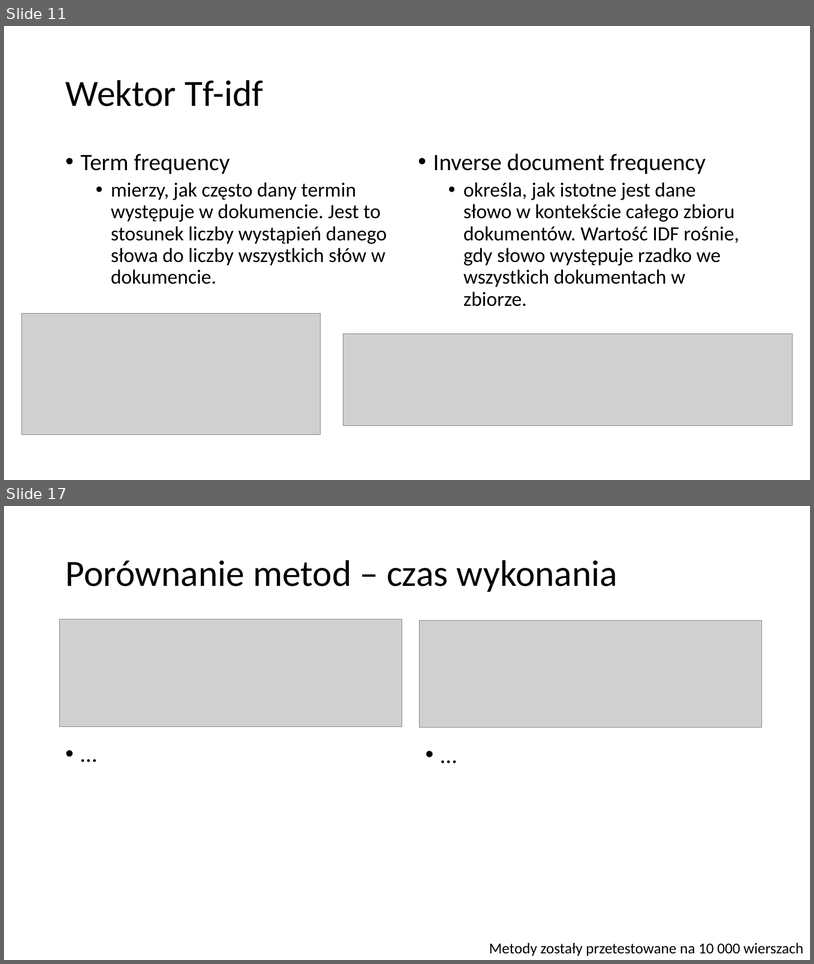
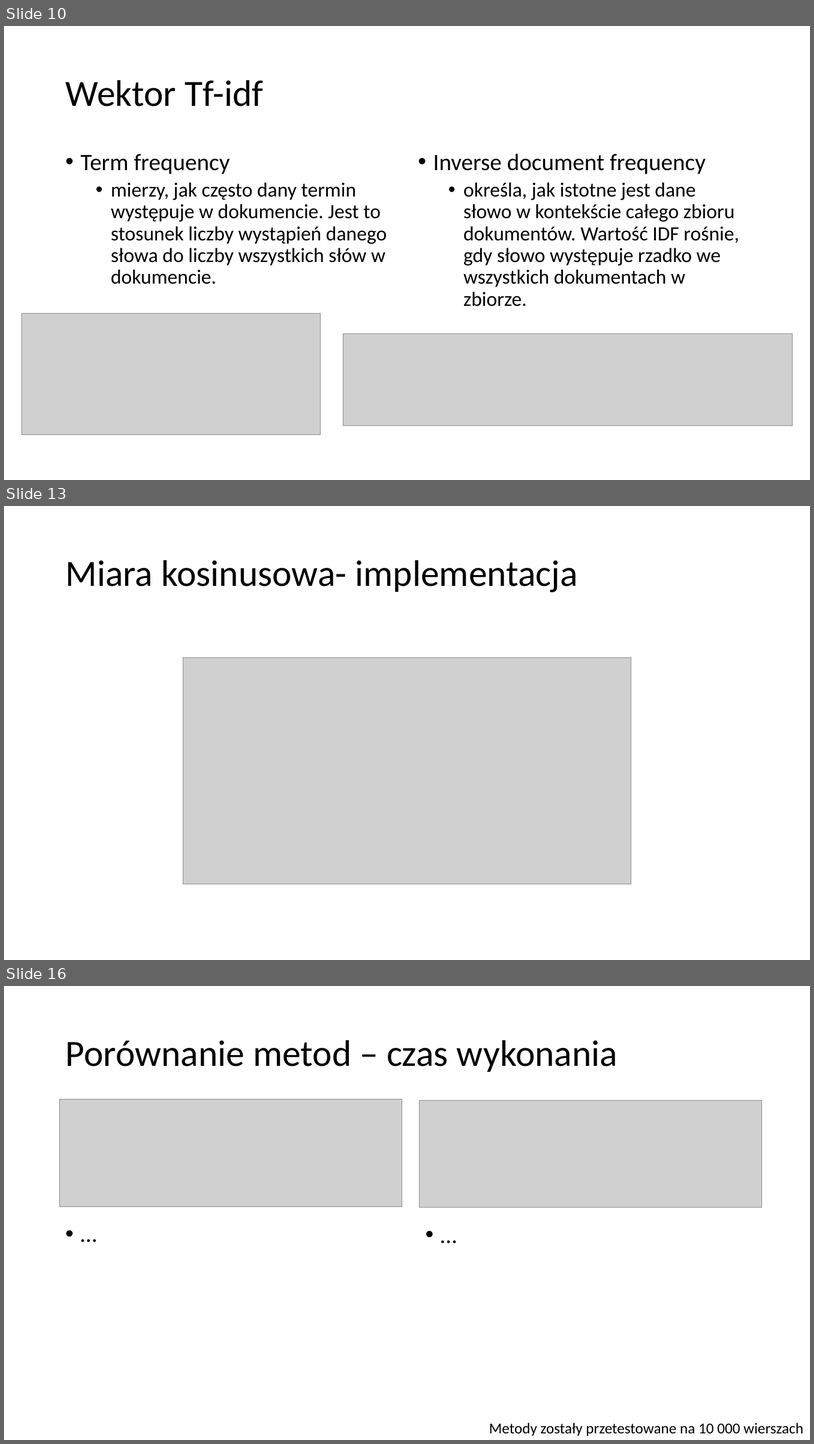
Before and after one commit to pgarwol/MovieRecommender, a slide deck: RekomendacjaFilmu.pptx. Shown one above the other, each under a label of ours: slides 11 and 17 before the commit, slides 10, 13 and 16 after it; the slides between them are not shown. The pictures are 814x964 and 814x1444 pixels, drawn with LibreOffice and Linux fonts; fonts in the diff are those of the drawing; grey boxes stand for pictures. Boxes give left, top, right and bottom in pixels: in the first picture for what was removed or moved away, otherwise in the second. Text is boxed around its words. In the diff, an @@ line names an element or a change of style, - is before the commit and + after.

```diff
--- a/RekomendacjaFilmu.pptx
+++ b/RekomendacjaFilmu.pptx
@@ slide 13 added at <box>4,506,810,960</box>, background #FFFFFF @@
@@ title added at <box>65,560,579,592</box>, 44 pt, text #000000 @@
+Miara kosinusowa- implementacja
@@ picture added at <box>183,658,632,884</box> @@
@@ what was slide 11 is now slide 10 @@
@@ what was slide 17 is now slide 16 @@
```
Also in this commit, not shown: 8 slides changed, 5 other slides added, 7 slides removed.
